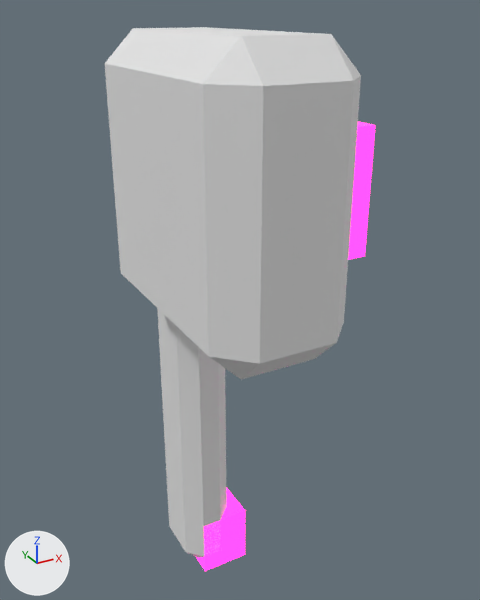
An edit to the glTF model public/assets/crew/human/slots/implant.temple.neural_jack.glb, drawn before and after from the same camera.
Camera for both pictures: a camera (50 mm lens) standing at (0.067, -0.178, 0.251) and looking at (0.17, 0.01, 0.157). Every picture has the same lights, and +X, +Y and +Z are marked at lower left. The first picture is the older version. Where no turn or scale is listed for an object, it has been applied to the vertices. Vertices at exactly the same position are counted once.

The first picture shows 'head@neural_jack.base', 'head@neural_jack.emissive.magenta'.
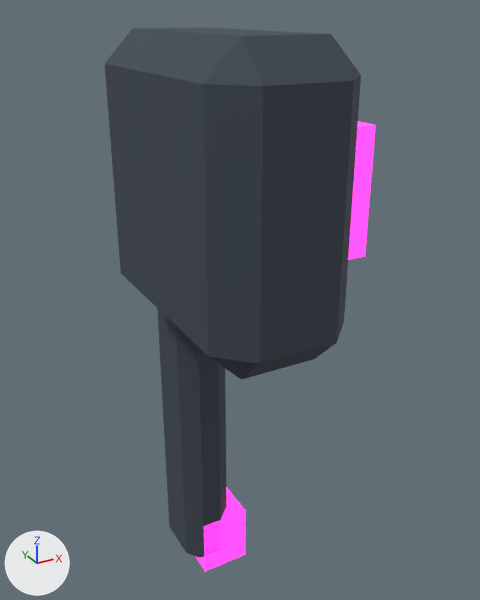
The newer file is also rescaled (x0.85) as a whole; pictures and numbers use the older file's frame.

What differs and where, as boxes (x1, y1, x2, y2) in the pictures (480 x 600 px):
'head@neural_jack.base', recoloured (white to grey): (105, 27, 361, 558) in both

Patch to the scene script:
```diff
--- a/public/assets/crew/human/slots/implant.temple.neural_jack.glb.py
+++ b/public/assets/crew/human/slots/implant.temple.neural_jack.glb.py
@@ mat_base @@
 n0 = _N.new('ShaderNodeBsdfPrincipled'); n0.name = 'Principled BSDF'
 n1 = _N.new('ShaderNodeOutputMaterial'); n1.name = 'Material Output'
+n2 = _N.new('ShaderNodeVertexColor'); n2.name = 'Color Attribute'
 _L.new(n0.outputs[0], n1.inputs[0])  # 'BSDF' to 'Surface'
+_L.new(n2.outputs[0], n0.inputs[0])  # 'Color' to 'Base Color'
@@ me_head_neural_jack_base @@
 # used by ob_head_neural_jack_base; location = (0.0, 0.0, 0.0)
-me_head_neural_jack_base.from_pydata(...)  # 48 vertices, 88 faces; spans x 0.136..0.181, y -0.045..0.05, z 0.03..0.245
+me_head_neural_jack_base.from_pydata(...)  # 48 vertices, 88 faces; spans x 0.135..0.18, y -0.045..0.05, z 0.03..0.245
+# me_head_neural_jack_base part 1: vertex colours changed
 me_head_neural_jack_base.materials.append(mat_base)
```
